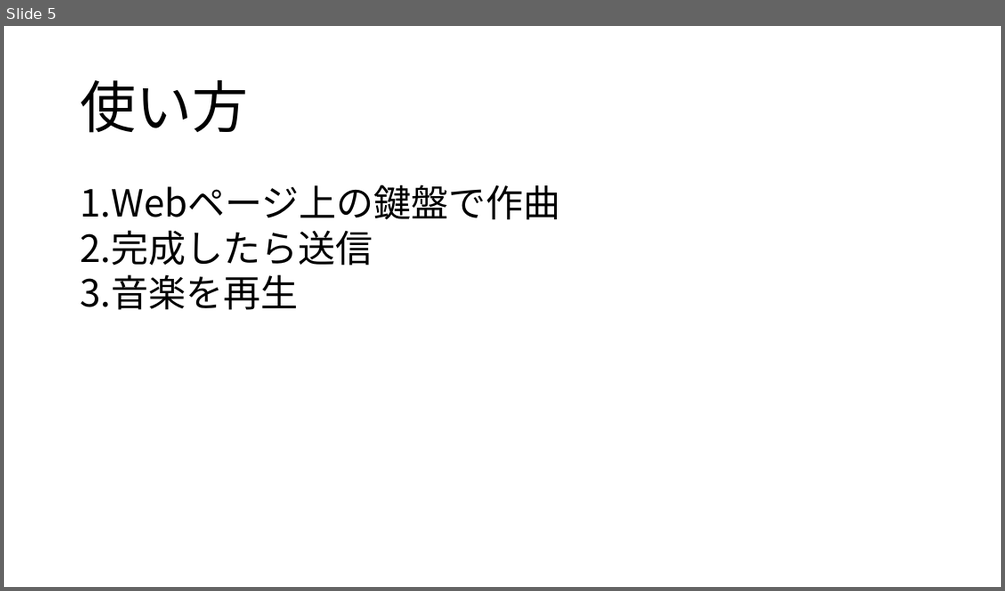
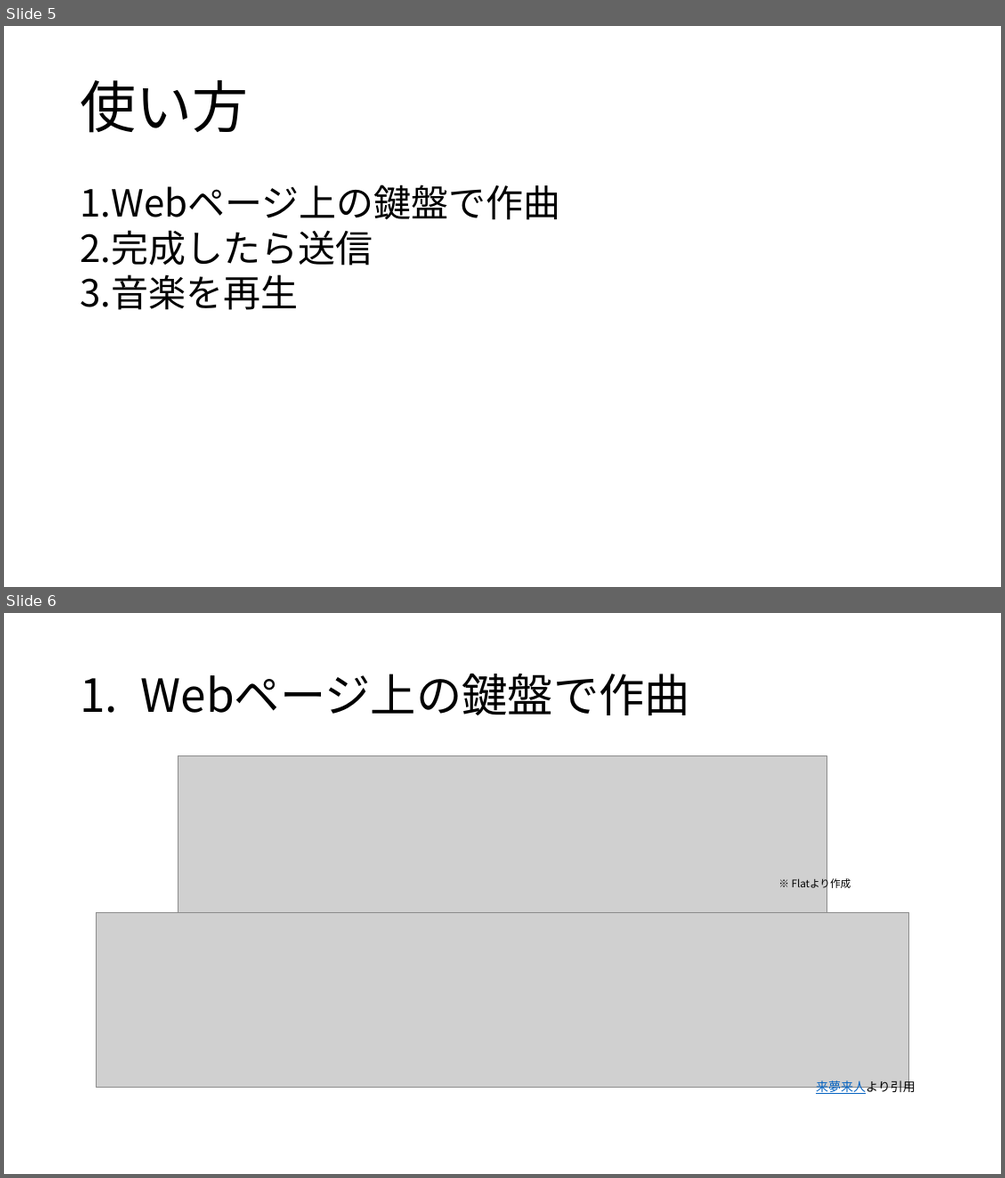
Before and after one commit to yoshitake266/bitComposer_prj, a slide deck: presentation/bit Composer.pptx. Shown one above the other, each under a label of ours: slide 5 before the commit, slides 5 and 6 after it. The pictures are 1005x591 and 1005x1178 pixels, drawn with LibreOffice and Linux fonts; fonts in the diff are those of the drawing; grey boxes stand for pictures. Boxes give left, top, right and bottom in pixels: in the first picture for what was removed or moved away, otherwise in the second. Text is boxed around its words. In the diff, an @@ line names an element or a change of style, - is before the commit and + after.

```diff
--- a/presentation/bit Composer.pptx
+++ b/presentation/bit Composer.pptx
@@ slide 6 added at (4,613,1001,1174), background #FFFFFF @@
@@ title added at (141,674,691,715), 44 pt, text #000000 @@
+1. Webページ上の鍵盤で作曲
@@ picture added at (178,755,826,913) @@
@@ text added at (792,876,851,891), 10 pt, text #000000 @@
+※ Flatより作成
@@ picture added at (96,912,909,1086) @@
@@ rectangle added at (234,1086,248,1111), fill #FFFFFF, outline #FFFFFF 1 pt @@
@@ text added at (816,1078,915,1094), 12 pt, text #0563C1, underline @@
+来夢来人より引用
```
Also in this commit, not shown: 5 slides changed, 4 other slides added, 6 slides removed, 5 other files.
